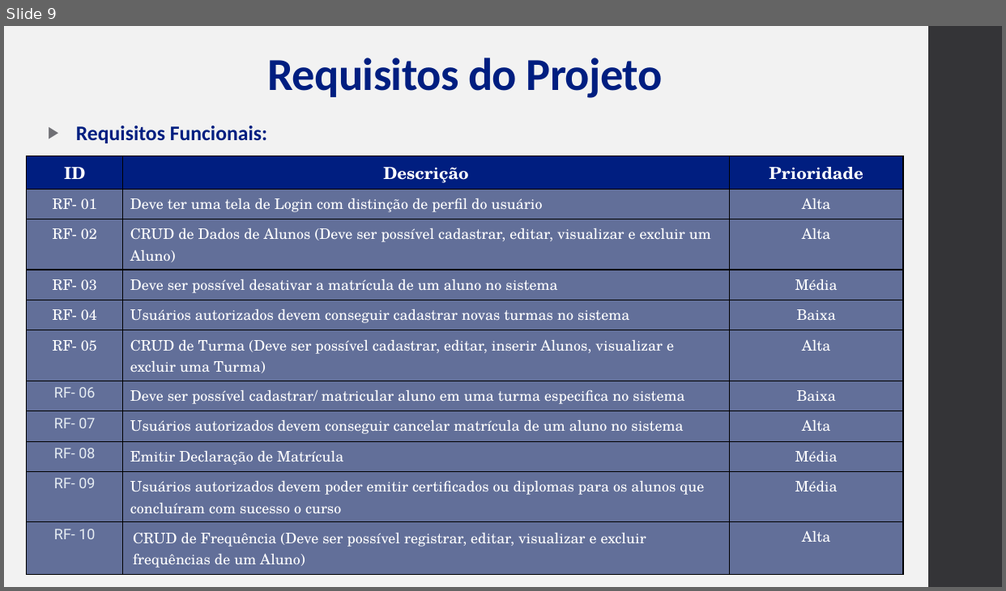
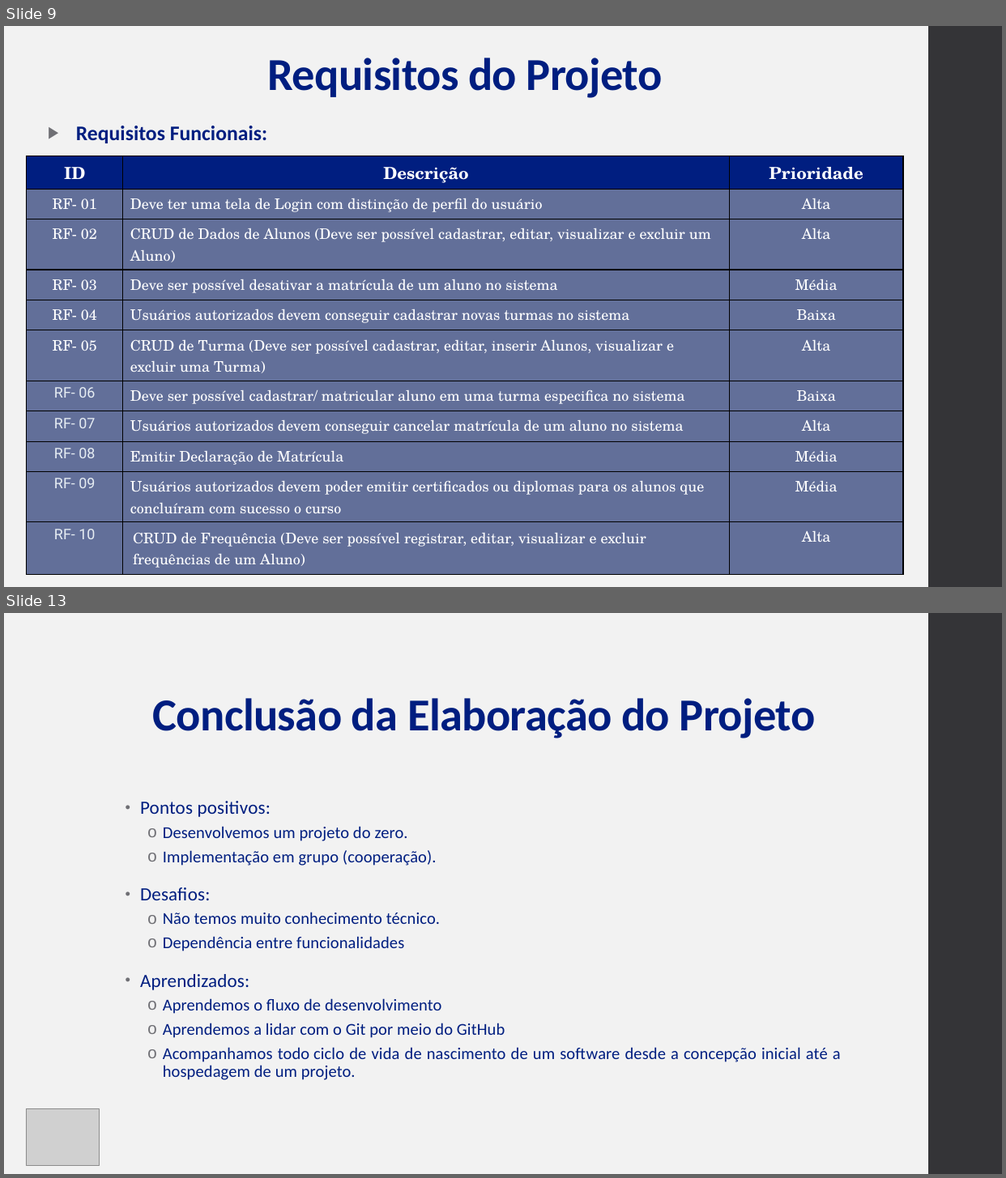
Before and after one commit to ICEI-PUC-Minas-PMV-ADS/pmv-ads-2024-1-e1-proj-web-t6-pmv-ads-2024-1-e1-projeto_academico, a slide deck: apresentacao/Apresentação - Sistema de Gestão Escolar.pptx. Shown one above the other, each under a label of ours: slide 9 before the commit, slides 9 and 13 after it; the slides between them are not shown. The pictures are 1006x591 and 1006x1178 pixels, drawn with LibreOffice and Linux fonts; fonts in the diff are those of the drawing; grey boxes stand for pictures. Boxes give left, top, right and bottom in pixels: in the first picture for what was removed or moved away, otherwise in the second. Text is boxed around its words. In the diff, an @@ line names an element or a change of style, - is before the commit and + after.

Commit message:
Ajuste conclusão apresentação

```diff
--- a/apresentacao/Apresentação - Sistema de Gestão Escolar.pptx
+++ b/apresentacao/Apresentação - Sistema de Gestão Escolar.pptx
@@ slide 13 added at (4, 613, 1002, 1174), background #F2F2F2; not listed: 1 template element that a slide beside it also shows @@
@@ title added at (152, 698, 816, 739), 44 pt, text #001E80, bold @@
+Conclusão da Elaboração do Projeto
@@ text added at (140, 801, 841, 1080), 16 pt, text #001E80 @@
+• Pontos positivos:
+  o Desenvolvemos um projeto do zero.
+  o Implementação em grupo (cooperação).
+• Desafios:
+  o Não temos muito conhecimento técnico.
+  o Dependência entre funcionalidades
+• Aprendizados:
+  o Aprendemos o fluxo de desenvolvimento
+  o Aprendemos a lidar com o Git por meio do GitHub
+  o Acompanhamos todo ciclo de vida de nascimento de um software desde a concepção inicial até a hospedagem de um projeto.
@@ picture added at (27, 1109, 99, 1166) @@
```
Also in this commit, not shown: 5 slides changed, 1 other slide added, 1 other file.
